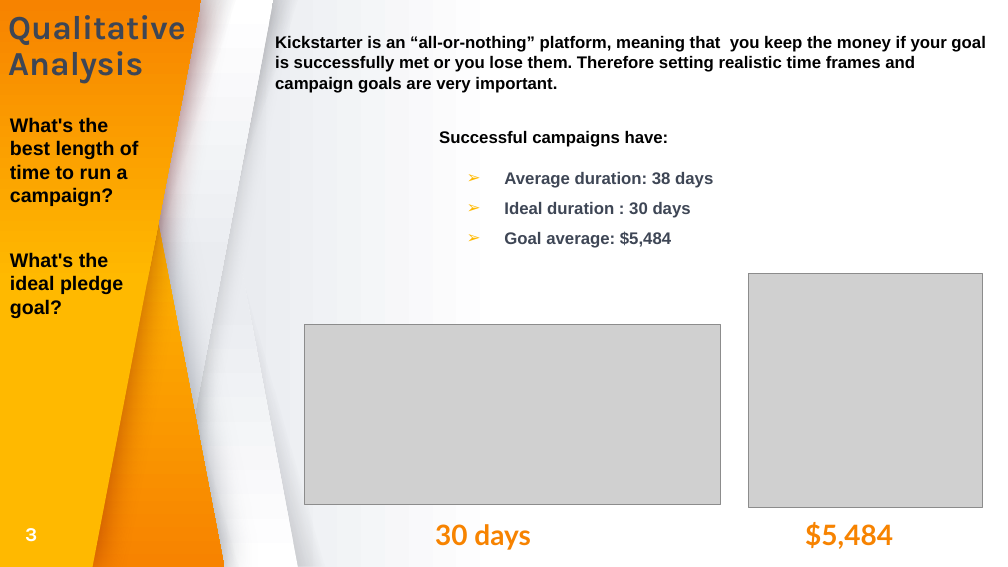
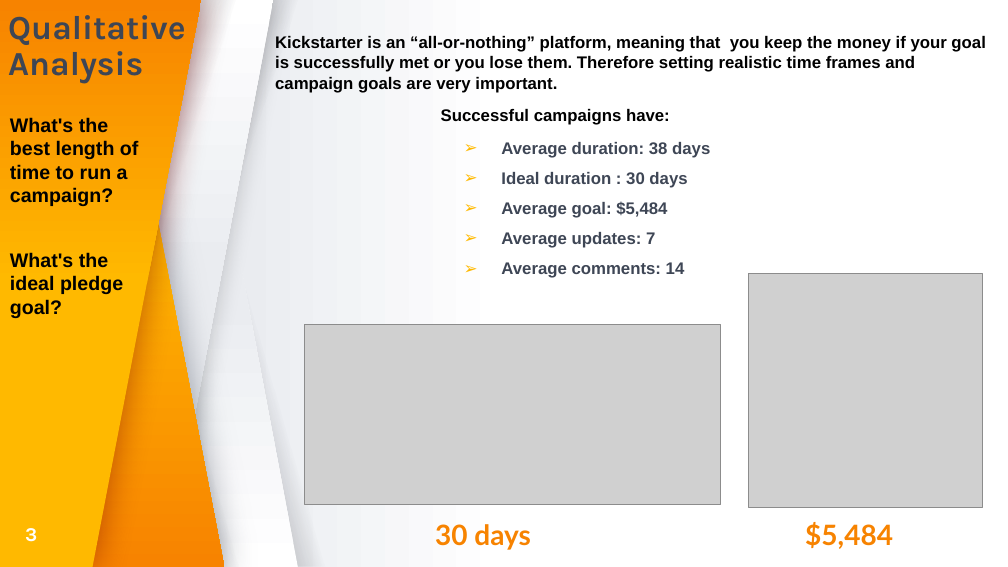
Before and after one commit to cristina-iacob/kickstarter_analysis, a slide deck: slide 4 of kickstarter_analysis.pptx. Drawn at 1008x567 pixels with LibreOffice and Linux fonts; fonts in the diff are those of the drawing; grey boxes stand for pictures. Boxes give left, top, right and bottom in pixels: in the first picture for what was removed or moved away, otherwise in the second. Text is boxed around its words. In the diff, an @@ line names an element or a change of style, - is before the commit and + after.

```diff
--- a/kickstarter_analysis.pptx
+++ b/kickstarter_analysis.pptx
@@ text "Successful campaigns have:": place and size @@
-text "Successful campaigns have:" at [439,131,669,147]
+text "Successful campaigns have:" at [441,109,670,125]
@@ text "Average duration: 38 days": place and size @@
-text "Average duration: 38 days" at [504,172,713,248]
+text "Average duration: 38 days" at [501,142,710,278]
@@ text at [501,201,685,278]: text changed @@
-➢ Goal average: $5,484
+➢ Average goal: $5,484
+➢ Average updates: 7
+➢ Average comments: 14
```
Also in this commit, not shown: 1 other file.
